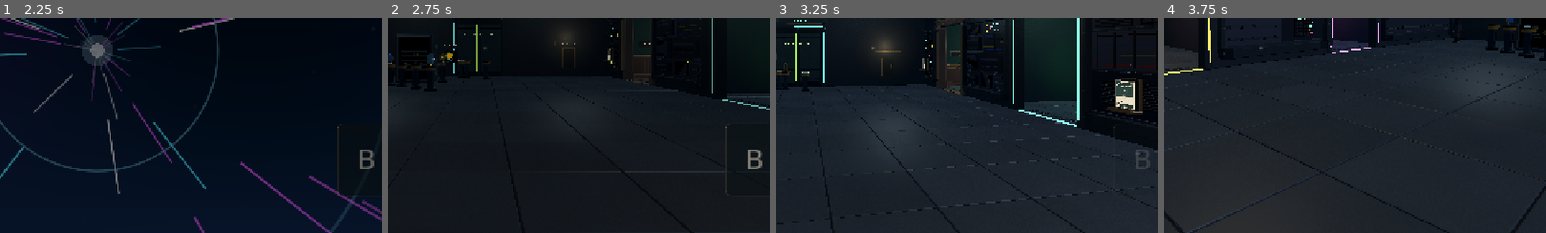
Above: before the commit, frames 1-4 (left to right).
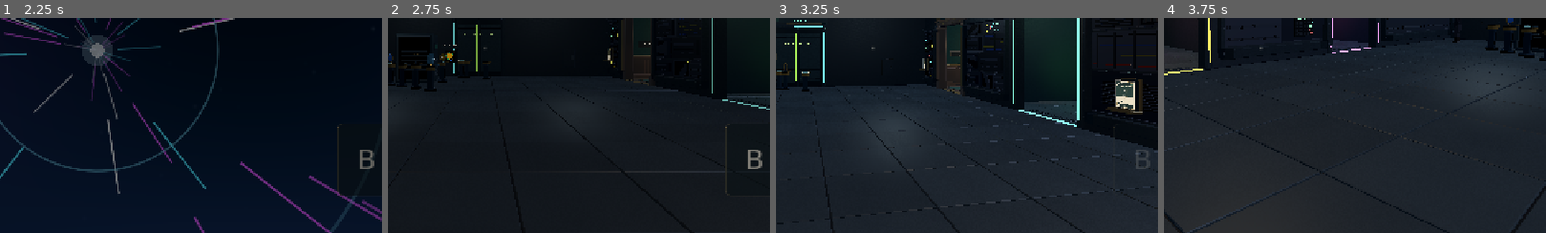
Above: after the commit, the same moments.

Repository: amberwhitehead/pass-the-game
Game: Godot game, scene res://scenes/title/title.tscn
The game is run twice, just before and just after one commit, with the same random seed, the same clock (stepped at 60 frames per second) and the same inputs.
Inputs (mouse positions are % of the whole screen's width and height, from its top left):
- Up to frame 1 (2.25 s): click "New game" at 0.5 s; click "Skip intro ›" at 1.25 s; click "Skip intro ›" at 2 s
- Up to frame 2 (2.75 s): no input
- Up to frame 3 (3.25 s): tap Enter at 2.75 s; move the mouse to (72, 45) at 2.77 s; hold Right (move_right) from 2.78 s (still down); hold E (interact) from 2.78 s (still down); click (72, 45) at 2.92 s; tap Space (jump) at 3.02 s
- Up to frame 4 (3.75 s): move the mouse to (45, 50) at 3.52 s; release Right (move_right) at 3.53 s; release E (interact) at 3.53 s; hold W (move_up) from 3.53 s (still down); tap E (interact) at 3.6 s
The pictures show only the part of the screen within x 37-87%, y 42-92%; the shares and areas given below are measured in that part.

Frame 1 is identical in both runs. In frame 2, 0.3% of the frame differs, in the area x 43-49%, y 5-22%; in frame 3, 0.6%, in the area x 25-33%, y 8-28%; in frame 4, less than 0.1%.

Commit message:
Blend the Easter egg entrance into the hall's wall cladding
The entrance no longer advertises itself: the inscription, gold frame,
handle and its own lamp are gone. It is now a plain service panel in
the wall's materials with seams and corner bolts, and its prompt reads
"Open service panel". Three matching inert panels sit on the east and
west walls; they are meshes only, with no prompt, focus or collision.
The real one alone has a recessed latch on a patch rubbed bright by
use, readable up close and quiet from across the hall. The room, its
signs and the teleport and return are unchanged.

Co-Authored-By: Claude Opus 5.5 <noreply@anthropic.com>

Diff:
--- a/godot/scenes/escape/secret_room.gd
+++ b/godot/scenes/escape/secret_room.gd
@@ -1,7 +1,9 @@
 extends Node3D
-## An optional Easter egg: an unusual panel on the hall's east wall, near the south-east
-## corner, under the inscription "Not every room has a number." Inspecting it moves the
-## player to a small room far below the hall; a panel there returns them.
+## An optional Easter egg. The hall's side walls carry a few plain service panels; most
+## are inert wall cladding, but the one on the east wall near the south-east corner has a
+## recessed latch on a patch worn smooth by use. Opening it moves the player to a small
+## room far below the hall; a clearly labelled panel there returns them.
+## Keep the decorative panels plain meshes: no prompt, focus, sound or input.
 ##
 ## The room is deliberately empty for future developers to build on: add to `room`
 ## (local origin = the room's floor centre). Visits are scene-local; nothing is saved.
@@ -15,6 +17,13 @@
 ## Panel on the east wall's inner face, south of Door 2, facing into the hall.
 const PANEL_AT := Vector3(10.86, 0, 5.4)
 const PANEL_YAW := -PI / 2
+## Inert lookalikes on the side walls' inner faces (x = ±10.86), clear of doors, NPCs,
+## card caches and the optics: [position, yaw, height, variant].
+const DECOR := [
+	[Vector3(10.86, 0, -6.0), -PI / 2, 1.0, "vent"],
+	[Vector3(-10.86, 0, 5.4), PI / 2, 0.9, "plain"],
+	[Vector3(-10.86, 0, -3.9), PI / 2, 1.0, "vent"],
+]
 ## The room sits well below the hall floor (which is solid and 0.24 m thick).
 const ROOM_AT := Vector3(0, -6, 0)
 const ROOM_HALF := 3.0
@@ -87,15 +96,55 @@
 
 
 func _build_entrance() -> void:
-	var corner := Node3D.new()
-	corner.name = "UnusualPanel"
-	corner.position = PANEL_AT
-	corner.rotation.y = PANEL_YAW
-	add_child(corner)
-	entrance = _panel(corner, "Inspect unusual panel", 1)
-	Sign.plaque(corner, "Not every room has a number.", "", Vector3(0, 2.0, .05), Vector2(1.7, .3), Sign.GOLD)
-	# Short range: enough to light the corner, not through the Brothers' wall 2.6 m away.
-	Geometry.lamp(corner, Vector3(0, 2.4, .7), Color(1.0, .88, .7), 2.4, .9)
+	var spot := Node3D.new()
+	spot.name = "ServicePanel"
+	spot.position = PANEL_AT
+	spot.rotation.y = PANEL_YAW
+	add_child(spot)
+	entrance = _panel(spot, "Open service panel", 1, false)
+	for index in DECOR.size():
+		var decor: Array = DECOR[index]
+		var plain := Node3D.new()
+		plain.name = "WallServicePanel%d" % (index + 1)
+		plain.position = decor[0]
+		plain.rotation.y = decor[1]
+		add_child(plain)
+		service_cladding(plain, decor[2], decor[3])
+
+
+## Plain service-panel cladding in the hall wall's own material: an inset plate, a dark
+## seam, steel trim and corner bolts. Meshes only; the wall behind supplies collision.
+## variant "vent" adds louvre slots; "worked" adds the real panel's latch on a worn patch.
+static func service_cladding(parent: Node3D, height := 1.0, variant := "plain") -> Array[MeshInstance3D]:
+	var worked: Array[MeshInstance3D] = []
+	var width := .7
+	var centre := Vector3(0, .65 + height / 2, 0)
+	var wall := Geometry.surface(Color(0.10, 0.13, 0.15), 0.3, .62)
+	var plate := Geometry.surface(Color(0.115, 0.145, 0.165), 0.34, .58)
+	var trim := Geometry.surface(Color(0.18, 0.22, 0.24), 0.65, .34)
+	var seam := Geometry.material(Color("05090a"))
+	Geometry.box(parent, centre + Vector3(0, 0, .012), Vector3(width + .06, height + .06, .024), trim)
+	Geometry.box(parent, centre + Vector3(0, 0, .028), Vector3(width, height, .02), plate)
+	for edge: Array in [[Vector3(0, height / 2, 0), Vector3(width, .01, .006)], [Vector3(0, -height / 2, 0), Vector3(width, .01, .006)],
+			[Vector3(-width / 2, 0, 0), Vector3(.01, height, .006)], [Vector3(width / 2, 0, 0), Vector3(.01, height, .006)]]:
+		Geometry.box(parent, centre + edge[0] + Vector3(0, 0, .04), edge[1], seam)
+	var bolt := Geometry.material(Color(0.32, 0.35, 0.36), .7)
+	for corner in [Vector2(-1, -1), Vector2(1, -1), Vector2(-1, 1), Vector2(1, 1)]:
+		Geometry.box(parent, centre + Vector3(corner.x * (width / 2 - .05), corner.y * (height / 2 - .05), .042),
+			Vector3(.028, .028, .012), bolt)
+	if variant == "vent":
+		for slot in 4:
+			Geometry.box(parent, centre + Vector3(0, height / 2 - .14 - slot * .055, .04), Vector3(width * .55, .014, .006), seam)
+	if variant == "worked":
+		# The tell: a recessed latch, its surround rubbed bright by hands. Shape and
+		# sheen, not hue, so it reads up close and stays quiet across the hall.
+		var at := centre + Vector3(width / 2 - .13, 0, 0)
+		var worn := Geometry.material(Color(0.33, 0.36, 0.37), .72)
+		worked.append(Geometry.box(parent, at + Vector3(0, 0, .039), Vector3(.15, .24, .003), worn))
+		Geometry.box(parent, at + Vector3(0, 0, .041), Vector3(.06, .1, .004), seam)
+		var tongue := Geometry.material(Color(0.56, 0.58, 0.57), .8)
+		worked.append(Geometry.box(parent, at + Vector3(0, -.01, .043), Vector3(.024, .055, .008), tongue))
+	return worked
 
 
 func _build_room() -> void:
@@ -126,10 +175,12 @@
 	Sign.plaque(way_out, "Return to the hall", "", Vector3(0, 1.95, .05), Vector2(1.1, .3), Sign.GOLD)
 
 
-## A recessed brass-framed panel with a handle; local +Z faces the player.
-func _panel(parent: Node3D, prompt: String, direction: int) -> Interactable:
+## A usable panel. In the hall it is service cladding with a worked latch; the room's
+## exit keeps a brass frame and handle so leaving is never another secret.
+func _panel(parent: Node3D, prompt: String, direction: int, labelled := true) -> Interactable:
 	var panel := SecretPanel.new()
 	panel.prompt = prompt
+	panel.labelled = labelled
 	panel.interacted.connect(_request.bind(direction))
 	parent.add_child(panel)
 	return panel
@@ -138,8 +189,8 @@
 class SecretPanel extends Interactable:
 	const Geometry := preload("res://scenes/escape/hub_geometry.gd")
 	const Sign := preload("res://ui/world_sign.gd")
-	var _frame: Array[MeshInstance3D] = []
-	var _focus: Vector3
+	var labelled := true
+	var _glow: Array[MeshInstance3D] = []
 
 	func _ready() -> void:
 		super()
@@ -152,13 +203,14 @@
 		bounds.shape = box
 		bounds.position = Vector3(0, 1.15, .2)  # In front of the wall, so line of sight reaches it.
 		add_child(bounds)
+		if not labelled:
+			_glow = load("res://scenes/escape/secret_room.gd").service_cladding(self, 1.0, "worked")
+			return
 		var dark := Geometry.surface(Color("101a1d"), .3, .7)
 		Geometry.box(self, Vector3(0, 1.15, .02), Vector3(.7, 1.1, .03), dark)
 		for edge: Array in [[Vector3(0, 1.72, .045), Vector3(.8, .05, .04)], [Vector3(0, .58, .045), Vector3(.8, .05, .04)],
 				[Vector3(-.375, 1.15, .045), Vector3(.05, 1.19, .04)], [Vector3(.375, 1.15, .045), Vector3(.05, 1.19, .04)]]:
-			var strip := Geometry.box(self, edge[0], edge[1], Geometry.material(Color("8c7448"), .72))
-			_frame.append(strip)
-		# A recessed seam and a pull handle: the shape, not just the colour, sets it apart.
+			_glow.append(Geometry.box(self, edge[0], edge[1], Geometry.material(Color("8c7448"), .72)))
 		Geometry.box(self, Vector3(0, 1.15, .04), Vector3(.012, 1.0, .01), Geometry.material(Color("05090a")))
 		Geometry.box(self, Vector3(.22, 1.15, .1), Vector3(.035, .3, .035), Geometry.material(Color("b89a5e"), .8))
 		for y in [1.02, 1.28]:
@@ -167,9 +219,10 @@
 	func get_focus_position() -> Vector3:
 		return to_global(Vector3(0, 1.15, .12))
 
+	## Close-range focus feedback, as other usable things in the hall have.
 	func _on_focus_changed(value: bool) -> void:
-		for strip in _frame:
-			var material := strip.material_override as StandardMaterial3D
+		for part in _glow:
+			var material := part.material_override as StandardMaterial3D
 			material.emission_enabled = value
 			material.emission = Sign.GOLD
-			material.emission_energy_multiplier = .45
+			material.emission_energy_multiplier = .45 if labelled else .25
--- a/godot/tests/secret_room_test.gd
+++ b/godot/tests/secret_room_test.gd
@@ -40,11 +40,22 @@
 
 func _layout() -> void:
 	var labels := _labels(_secret)
-	_expect("Not every room has a number." in labels, "The inscription reads exactly")
+	_expect(labels.size() == 3 and not _labels(_secret.entrance.get_parent()).size(),
+		"The hall entrance has no sign; only the room's three labels exist")
 	_expect("You found an Easter Egg!" in labels and "This room should be developed by other developers." in labels,
 		"Both room signs read exactly")
 	_expect("Return to the hall" in labels and _secret.exit.prompt == "Return to the hall", "The return panel is labelled")
-	_expect(_secret.entrance.prompt == "Inspect unusual panel", "The entrance prompt")
+	_expect(_secret.entrance.prompt == "Open service panel", "The entrance prompt")
+	_expect(_secret.find_children("*", "OmniLight3D", true, false).size() == 1, "Only the room has its own light")
+	var decor: Array[Node] = _secret.find_children("WallServicePanel*", "Node3D", false, false)
+	_expect(decor.size() == 3, "Three decorative service panels line the hall")
+	for panel: Node in decor:
+		_expect(panel.find_children("*", "Area3D", true, false).is_empty()
+			and panel.find_children("*", "CollisionObject3D", true, false).is_empty(),
+			"%s is plain meshes: nothing to target or collide with" % panel.name)
+	var entrance_parts: int = _secret.entrance.find_children("*", "MeshInstance3D", true, false).size()
+	var plain_parts: int = (decor[1] as Node).find_children("*", "MeshInstance3D", true, false).size()
+	_expect(entrance_parts > plain_parts, "Only the real panel carries the worked latch")
 	_expect(_secret.room.global_position.y <= -6.0, "The room is far below the hall floor")
 	var panel_top: Vector3 = _secret.entrance.get_focus_position()
 	_expect(panel_top.x < 10.86 and absf(panel_top.y - 1.15) < .01, "The panel's focus point is in front of the wall at chest height")
@@ -60,7 +71,23 @@
 	_expect(_player.target == _secret.entrance, "Standing 1.5 m from the panel targets it")
 	await _physics(2)
 	_expect(_room.hud._prompt.visible and _secret.entrance.prompt in _room.hud._prompt.title.text,
-		"The normal prompt shows 'Inspect unusual panel'")
+		"The normal prompt shows 'Open service panel'")
+	# Every decorative panel, faced the same way from the same distance, offers nothing.
+	for panel: Node3D in _secret.find_children("WallServicePanel*", "Node3D", false, false):
+		var face := panel.to_global(Vector3(0, 1.15, 1.5))
+		face.y = 0.0
+		_player.global_position = face
+		var look := panel.to_global(Vector3(0, 1.15, 0)) - face
+		_player.rotation.y = atan2(-look.x, -look.z)
+		_player.camera.rotation.x = -0.2
+		await _physics(6)
+		var start := _player.global_position
+		await _tap(KEY_E)
+		await _physics(3)
+		_expect(_player.target == null and not _room.hud._prompt.visible and not _secret.inside
+			and _player.global_position.distance_to(start) < .05, "%s shows no prompt and does nothing" % panel.name)
+	await _stand_at_panel(Vector3(9.3, 0, 5.4), -0.2)
+	await _physics(2)
 	var before := {"position": _player.global_position, "yaw": _player.rotation.y, "pitch": _player.camera.rotation.x}
 	await _tap(KEY_E)
 	await _physics(3)
